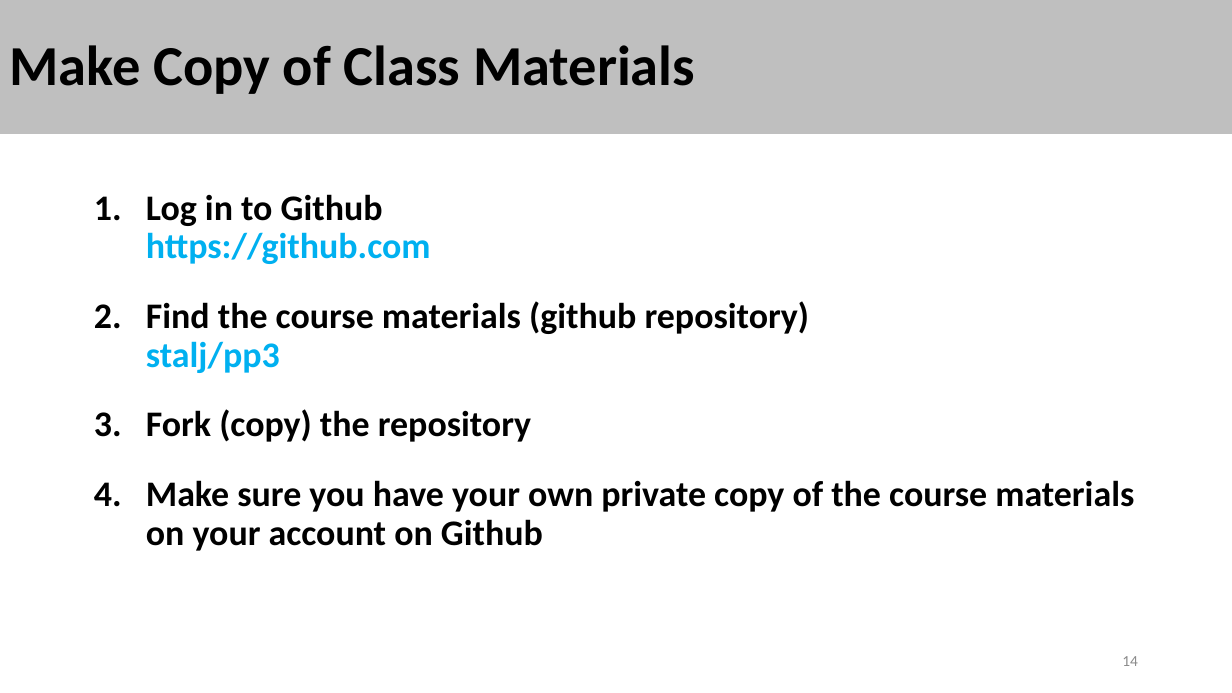
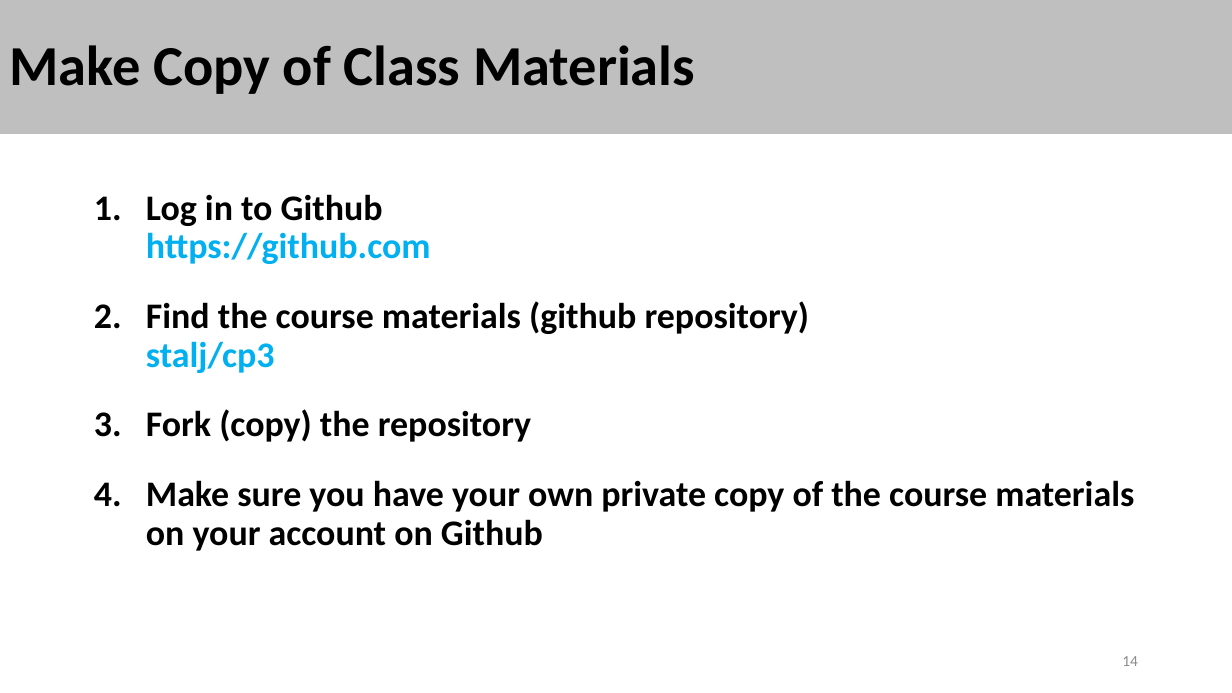
Before and after one commit to stalj/cp3, a slide deck: slide 14 of 01-CourseIntroduction/CourseIntroduction.pptx. Drawn at 1232x693 pixels with LibreOffice and Linux fonts; fonts in the diff are those of the drawing. Boxes give left, top, right and bottom in pixels: in the first picture for what was removed or moved away, otherwise in the second. Text is boxed around its words. In the diff, an @@ line names an element or a change of style, - is before the commit and + after.

```diff
--- a/01-CourseIntroduction/CourseIntroduction.pptx
+++ b/01-CourseIntroduction/CourseIntroduction.pptx
@@ text at box(146, 301, 810, 373): text changed @@
-2. Find the course materials (github repository)
-   stalj/pp3
+2. Find the course materials (github repository)
+   stalj/cp3
```
Also in this commit, not shown: 3 other slides changed, 1 other file.
